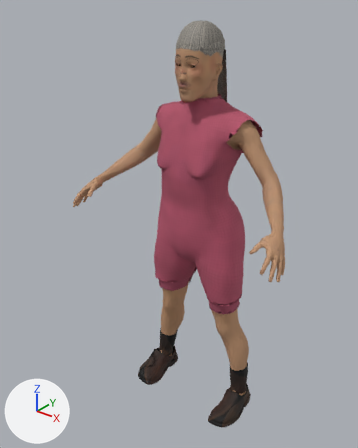
Two versions of the glTF model studio/public/assets/characters/char.female-lansia/char.female-lansia.glb, one commit apart.
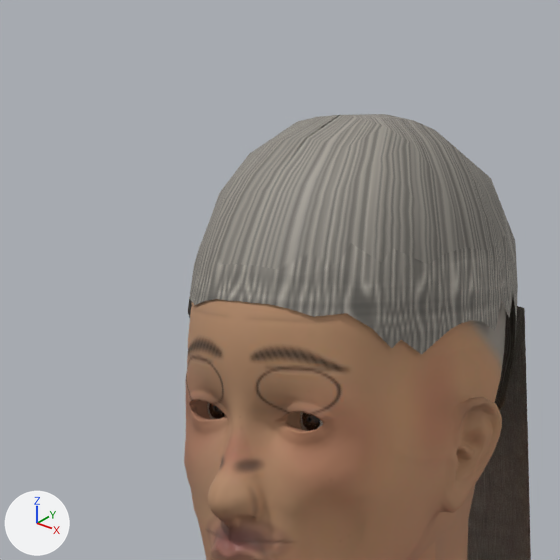
Each version appears first whole from a camera (50 mm lens) standing at (1.02, -1.435, 1.658) and looking at (-0.05, -0.097, 0.828), and next in a close-up on the part from 41% to 65% of the width and 1% to 19% of the height. The lights are fixed; the arrows at lower left show +X, +Y and +Z. The older version's two pictures come first. Vertices at exactly the same position are counted once.

The scene before the commit, as lines of its bpy script (objects in view):
```python
me_char_female_lansia = bpy.data.meshes.new('char.female-lansia')
me_char_female_lansia.from_pydata(...)  # 20652 vertices, 39700 faces; spans x -0.46..0.46, y -0.3..0.11, z -0.01..1.55
me_char_female_lansia.materials.append(mat_skin)
me_char_female_lansia.materials.append(mat_cloth_tunic)
me_char_female_lansia.materials.append(mat_cloth_tunic_trim)
me_char_female_lansia.materials.append(mat_cloth_shorts)
me_char_female_lansia.materials.append(mat_cloth_shorts_trim)
me_char_female_lansia.materials.append(mat_cloth_shoes01)
me_char_female_lansia.materials.append(mat_sclera_l)
me_char_female_lansia.materials.append(mat_iris_l)
me_char_female_lansia.materials.append(mat_sclera_r)
me_char_female_lansia.materials.append(mat_iris_r)
me_char_female_lansia.materials.append(mat_hair)
me_char_female_lansia.materials.append(mat_hair_long)
ob_char_female_lansia_mesh = bpy.data.objects.new('char.female-lansia-mesh', me_char_female_lansia)
ob_char_female_lansia_mesh.location = (0.0, 0.0, 0.0)
```
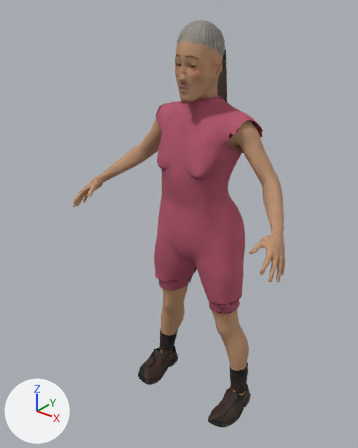
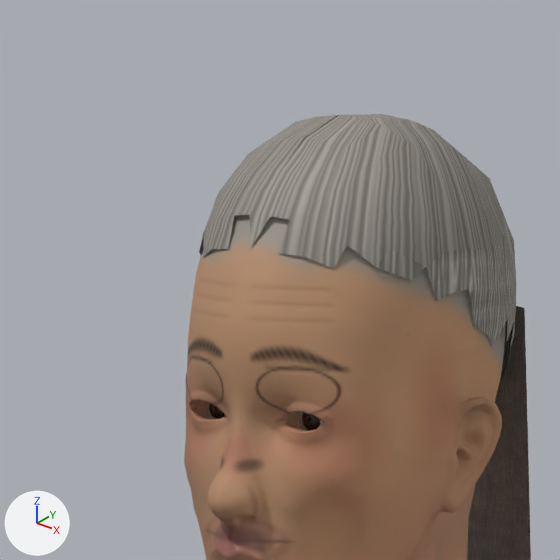
What differs and where, as boxes [x1, y1, x2, y2] in the close-ups (560 x 560 px):
```json
{"part": 1, "of": "me_char_female_lansia", "change": "cut back", "before": [188, 205, 513, 411], "after": [199, 205, 515, 384]}
```

The change, as JSON lines over the scene's bpy script:
```json
{"block": "me_char_female_lansia", "where": "# used by ob_char_female_lansia_mesh; location = (0.0, 0.0, 0.0)"}
{"op": "remove", "block": "me_char_female_lansia", "code": "me_char_female_lansia.from_pydata(...)  # 20652 vertices, 39700 faces; spans x -0.46..0.46, y -0.3..0.11, z -0.01..1.55"}
{"op": "add", "block": "me_char_female_lansia", "code": "me_char_female_lansia.from_pydata(...)  # 20475 vertices, 39418 faces; spans x -0.46..0.46, y -0.3..0.11, z -0.01..1.55"}
{"block": "me_char_female_lansia", "change": "me_char_female_lansia part 1"}
{"block": "me_char_female_lansia", "change": "95 vertices are removed from x -0.07..0.07, y -0.14..0.04, z 1.39..1.5"}
{"block": "me_char_female_lansia", "change": "196 faces are deleted"}
{"block": "me_char_female_lansia", "change": "4 vertices move within x -0.06..0.06, y -0.13..-0.09, z 1.49..1.5"}
{"block": "me_char_female_lansia", "change": "10 vertices are added at x -0.07..0.07, y -0.1..0.02, z 1.42..1.5"}
{"block": "me_char_female_lansia", "change": "42 new faces join them, mat_hair"}
{"block": "me_char_female_lansia", "change": "other edits to the shape of me_char_female_lansia do not show in these pictures"}
```
